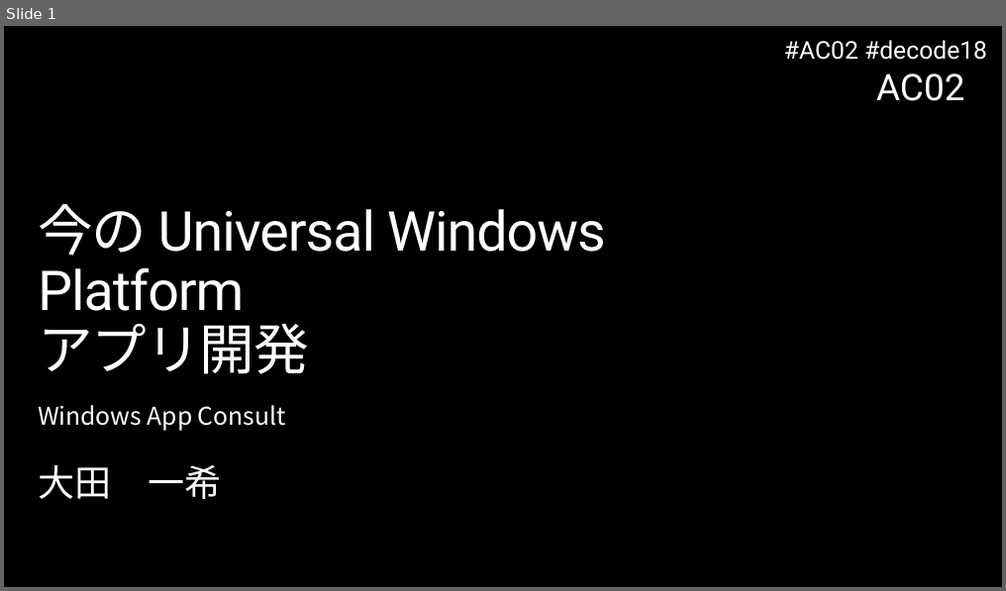
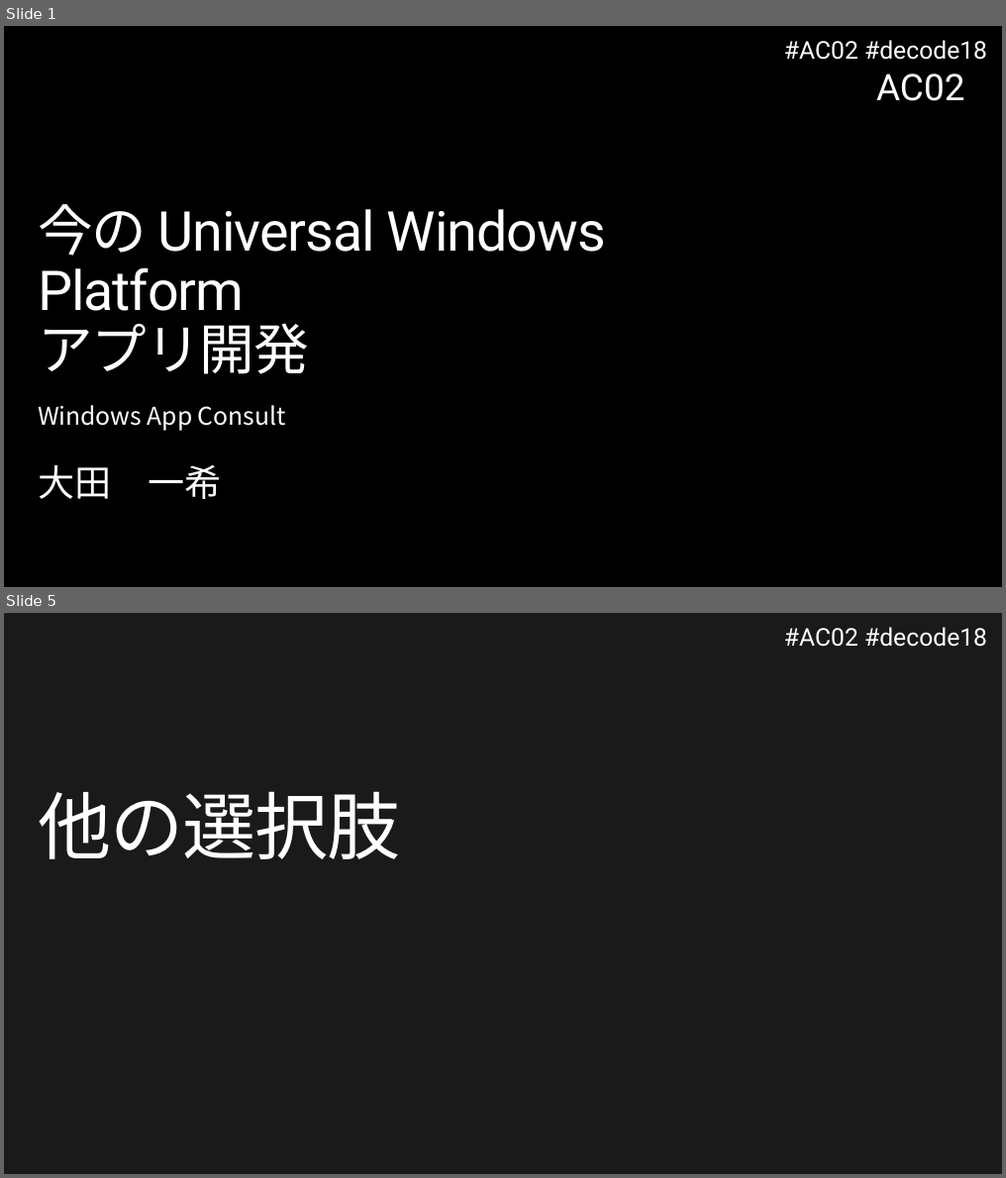
Before and after one commit to runceel/decode2018, a slide deck: docs/AC02.pptx. Shown one above the other, each under a label of ours: slide 1 before the commit, slides 1 and 5 after it; the slides between them are not shown. The pictures are 1006x591 and 1006x1178 pixels, drawn with LibreOffice and Linux fonts; fonts in the diff are those of the drawing; background and template pictures are left out. Boxes give left, top, right and bottom in pixels: in the first picture for what was removed or moved away, otherwise in the second. Text is boxed around its words. In the diff, an @@ line names an element or a change of style, - is before the commit and + after.

```diff
--- a/docs/AC02.pptx
+++ b/docs/AC02.pptx
@@ slide 5 added at (x1=4, y1=613, x2=1002, y2=1174), background #1A1A1A; not listed: 1 template element that a slide beside it also shows @@
@@ title added at (x1=38, y1=791, x2=400, y2=860), 72 pt, text #FFFFFF @@
+他の選択肢
```
Also in this commit, not shown: 9 other slides added.
